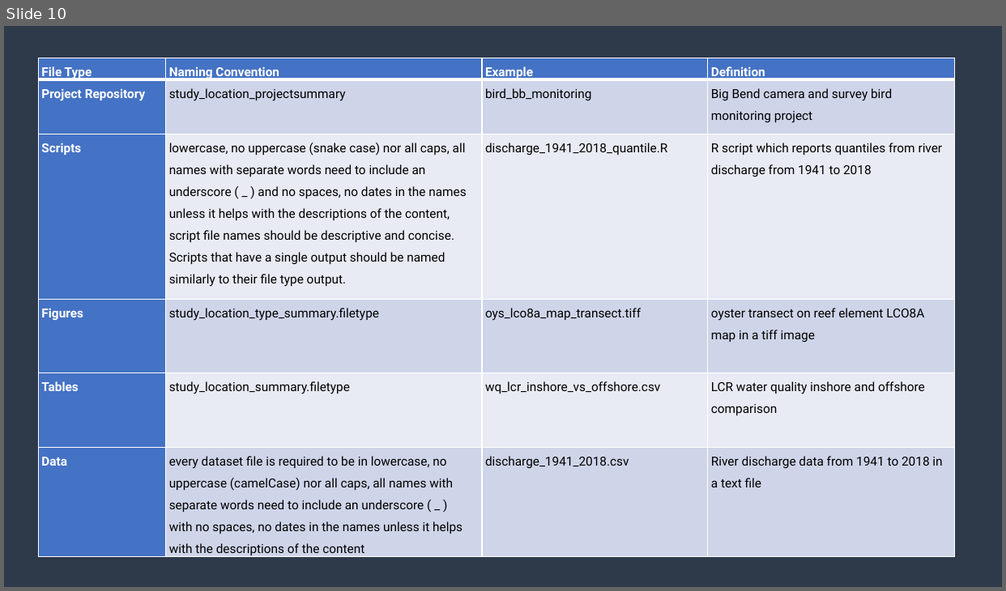
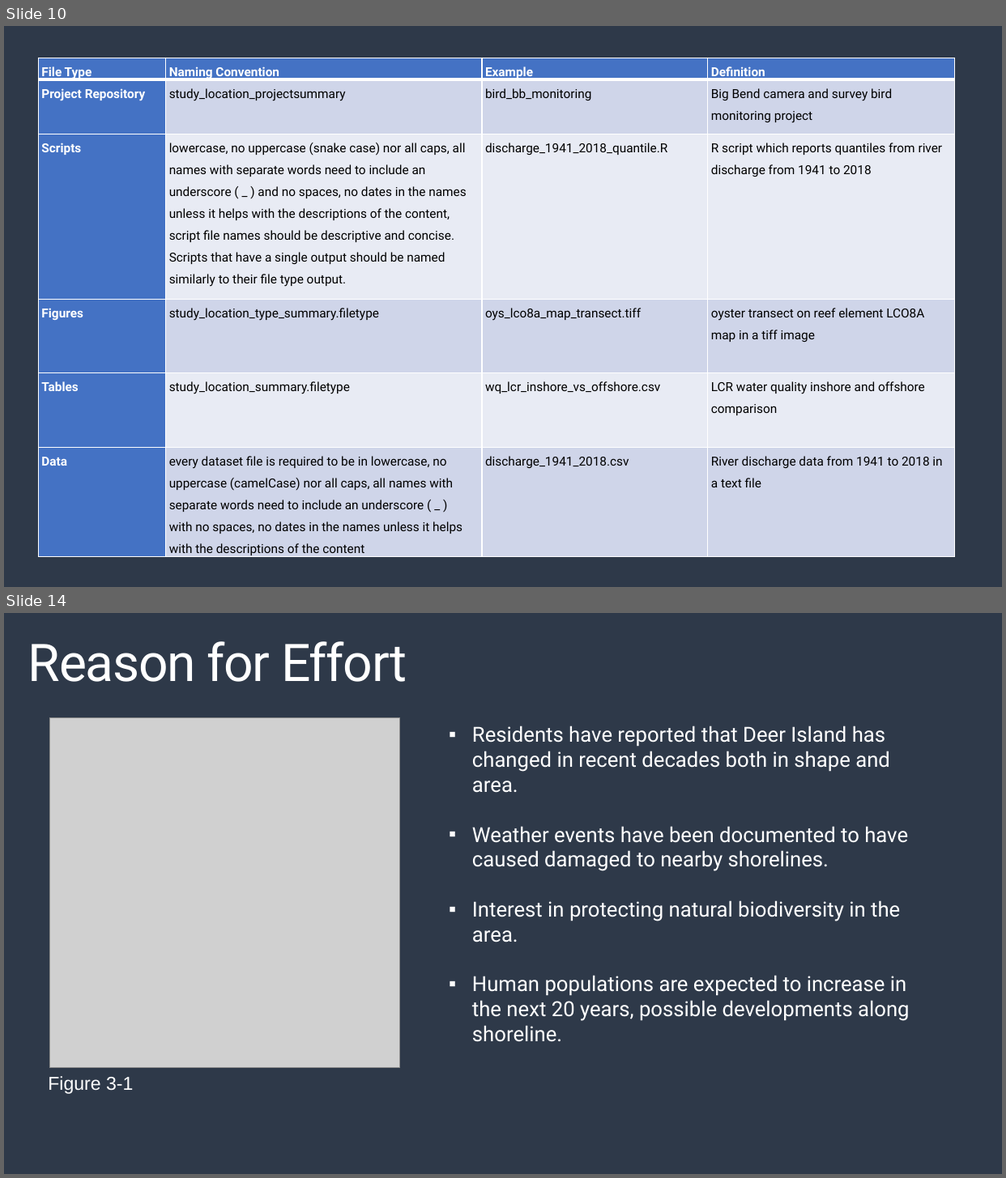
Before and after one commit to melimore86/graduate_courses, a slide deck: graduate_research/defense_moreno.pptx. Shown one above the other, each under a label of ours: slide 10 before the commit, slides 10 and 14 after it; the slides between them are not shown. The pictures are 1006x591 and 1006x1178 pixels, drawn with LibreOffice and Linux fonts; fonts in the diff are those of the drawing; grey boxes stand for pictures. Boxes give left, top, right and bottom in pixels: in the first picture for what was removed or moved away, otherwise in the second. Text is boxed around its words. In the diff, an @@ line names an element or a change of style, - is before the commit and + after.

```diff
--- a/graduate_research/defense_moreno.pptx
+++ b/graduate_research/defense_moreno.pptx
@@ slide 14 added at [4,613,1002,1174], background #1D242E; not listed: 1 template element that a slide beside it also shows @@
@@ text added at [28,641,407,682], 50 pt, text #FFFFFF @@
+Reason for Effort
@@ picture added at [49,717,400,1068] @@
@@ text added at [472,726,909,1042], 20 pt, text #FFFFFF @@
+▪ Residents have reported that Deer Island has changed in recent decades both in shape and area.
+▪ Weather events have been documented to have caused damaged to nearby shorelines.
+▪ Interest in protecting natural biodiversity in the area.
+▪ Human populations are expected to increase in the next 20 years, possible developments along shoreline.
@@ text added at [48,1076,133,1094], 18 pt, text #FFFFFF @@
+Figure 3-1
```
Also in this commit, not shown: 6 slides changed, 16 other slides added, 14 slides removed, 2 other files.
